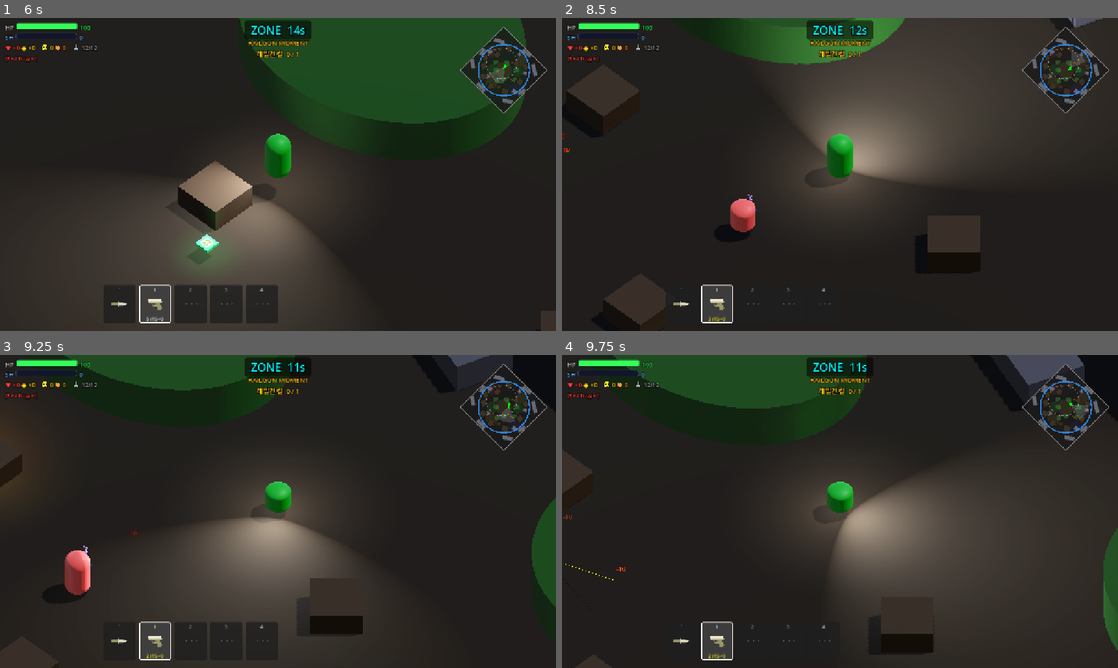
Above: before the commit, frames 1-4 (two rows, left to right).
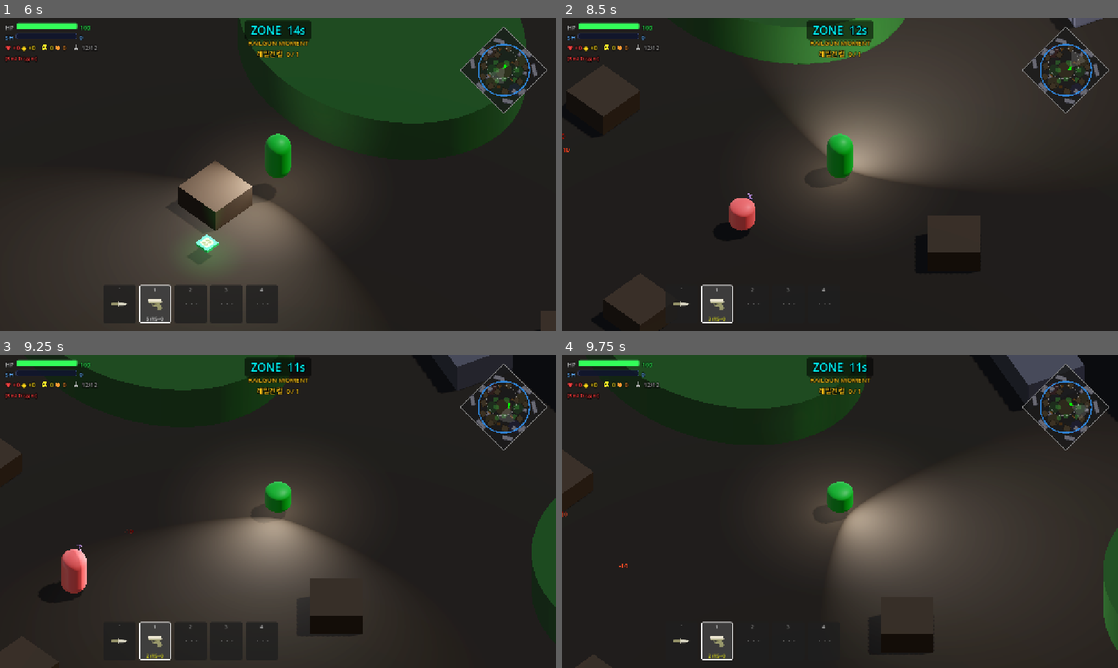
Above: after the commit, the same moments.

Repository: Kyulhee/battle-capsule
Game: Godot game, scene res://src/Main.tscn
Same seed, same stepped clock (60 frames per second), same inputs: the game is played once before the commit and once after it.
Inputs (mouse positions are in pixels of both pictures, inside the frame that each line leads up to):
- Up to frame 1 (6 s): click "START MATCH" at 0.5 s; click "START MATCH" at 1.25 s; click "쉬움" at 2 s; click "보통" at 2.75 s; click "어려움" at 3.5 s; click "지옥" at 4.25 s; click "RECORDS" at 5 s; click "선택" at 5.75 s
- Up to frame 2 (8.5 s): tap Enter at 6.5 s; move the mouse to (962, 158) at 6.52 s; press the mouse at (962, 158) at 6.53 s; hold D (ui_right) 6.53-7.28 s; tap Space at 6.77, 7.52 s; move the mouse to (728, 190) at 7.27 s; release the mouse at (728, 190) at 7.28 s; hold S (ui_down) 7.28-8.03 s; tap Q (heal) at 7.35 s; move the mouse to (895, 105) at 8.02 s; hold D (ui_right) from 8.03 s (still down); tap F (interact) at 8.1 s
- Up to frame 3 (9.25 s): move the mouse to (250, 574) at 8.77 s; release D (ui_right) at 8.78 s; hold W (ui_up) from 8.78 s (still down); tap C at 8.85 s; click (250, 574) at 8.92 s; tap Space at 9.02 s
- Up to frame 4 (9.75 s): move the mouse to (1006, 558) at 9.52 s; release W (ui_up) at 9.53 s; hold A (ui_left) from 9.53 s (still down); tap 1 at 9.6 s

Frame 1 is identical in both runs. In frame 2, less than 0.1% of the frame differs, in the area x 1-35%, y 41-69%; in frame 3, 0.8%, in the area x 0-25%, y 22-77%; in frame 4, less than 0.1%.

Commit message:
refactor: extract pickup presentation values

Diff:
--- a/src/entities/pickup/Pickup.gd
+++ b/src/entities/pickup/Pickup.gd
@@ -4,8 +4,7 @@
 @export var item: ItemData
 
 const ItemDisplayFormatterScript = preload("res://src/core/ItemDisplayFormatter.gd")
-const LABEL_NAME_RANGE := 3.2
-const LABEL_CLUSTER_RADIUS := 2.2
+const PickupPresentationScript = preload("res://src/entities/pickup/PickupPresentation.gd")
 
 var _label: Label3D = null
 var _icon_decal: MeshInstance3D = null
@@ -22,7 +21,7 @@
 func _process(delta: float):
 	_los_timer -= delta
 	if _los_timer > 0.0: return
-	_los_timer = 0.1
+	_los_timer = PickupPresentationScript.VISIBILITY_REFRESH_INTERVAL
 	_update_visibility_for_player()
 
 func _update_visibility_for_player():
@@ -48,8 +47,8 @@
 	if item and has_node("MeshInstance3D"):
 		var mesh_inst = $MeshInstance3D
 		var mat = StandardMaterial3D.new()
-		var base_color = _base_color_for_item()
-		var visual_params = _visual_params_for_item()
+		var base_color = PickupPresentationScript.base_color(item)
+		var visual_params = PickupPresentationScript.visual_params(item)
 		mat.albedo_color = base_color
 		mat.emission_enabled = true
 		mat.emission = base_color * visual_params.get("emission", 0.22)
@@ -127,57 +126,16 @@
 	var dist = player.global_position.distance_to(global_position)
 	if _focused:
 		_label.text = _label_detail_text()
-		_label.modulate = _label_color(true)
-		_label.scale = Vector3(1.08, 1.08, 1.08)
+		_label.modulate = PickupPresentationScript.label_color(item, true)
+		_label.scale = PickupPresentationScript.FOCUSED_LABEL_SCALE
 		_label.visible = true
-	elif dist <= LABEL_NAME_RANGE and _should_show_cluster_label(player, dist):
+	elif dist <= PickupPresentationScript.LABEL_NAME_RANGE and _should_show_cluster_label(player, dist):
 		_label.text = _label_name_text()
-		_label.modulate = _label_color(false)
-		_label.scale = Vector3.ONE
+		_label.modulate = PickupPresentationScript.label_color(item, false)
+		_label.scale = PickupPresentationScript.NORMAL_LABEL_SCALE
 		_label.visible = true
 	else:
 		_label.visible = false
-
-func _base_color_for_item() -> Color:
-	if not item:
-		return Color.WHITE
-	match item.type:
-		ItemData.Type.WEAPON:
-			return item.color.darkened(0.10)
-		ItemData.Type.AMMO:
-			return item.color.lightened(0.08)
-		ItemData.Type.HEAL:
-			return Color(0.25, 0.95, 0.45, 1.0) if item.rarity != ItemData.Rarity.RARE else Color(0.30, 1.0, 0.72, 1.0)
-		ItemData.Type.ARMOR:
-			return Color(0.35, 0.62, 1.0, 1.0)
-	return item.color
-
-func _visual_params_for_item() -> Dictionary:
-	if not item:
-		return {"emission": 0.18, "light_energy": 0.6, "light_range": 2.0}
-	var high_value_color = _is_high_value_color(item.color)
-	match item.type:
-		ItemData.Type.WEAPON:
-			if high_value_color:
-				return {"emission": 0.36, "light_energy": 1.35, "light_range": 2.8}
-			return {"emission": 0.18, "light_energy": 0.75, "light_range": 2.1}
-		ItemData.Type.AMMO:
-			if high_value_color:
-				return {"emission": 0.22, "light_energy": 0.8, "light_range": 2.0}
-			return {"emission": 0.10, "light_energy": 0.45, "light_range": 1.6}
-		ItemData.Type.HEAL:
-			if item.rarity == ItemData.Rarity.RARE:
-				return {"emission": 0.34, "light_energy": 1.25, "light_range": 2.5}
-			return {"emission": 0.20, "light_energy": 0.75, "light_range": 2.0}
-		ItemData.Type.ARMOR:
-			return {"emission": 0.34, "light_energy": 1.25, "light_range": 2.5}
-	return {"emission": 0.18, "light_energy": 0.6, "light_range": 2.0}
-
-func _is_high_value_color(color: Color) -> bool:
-	var is_purple = color.r >= 0.65 and color.b >= 0.65
-	var is_orange = color.r >= 0.85 and color.g >= 0.35 and color.g <= 0.75 and color.b <= 0.30
-	var is_cyan = color.g >= 0.55 and color.b >= 0.75
-	return is_purple or is_orange or is_cyan
 
 func _update_focus_marker(base_color: Color) -> void:
 	if not is_instance_valid(_focus_marker):
@@ -212,11 +170,6 @@
 func _label_detail_text() -> String:
 	return ItemDisplayFormatterScript.pickup_detail(item)
 
-func _label_color(is_focused: bool) -> Color:
-	if is_focused:
-		return Color(1.0, 0.95, 0.55) if item.rarity == ItemData.Rarity.RARE else Color(1.0, 1.0, 0.86)
-	return Color(1.0, 0.86, 0.22) if item.rarity == ItemData.Rarity.RARE else Color(0.88, 0.90, 0.86)
-
 func _should_show_cluster_label(player: Node3D, own_dist: float) -> bool:
 	var own_key = _cluster_key()
 	for other in get_tree().get_nodes_in_group("pickups"):
@@ -224,7 +177,7 @@
 			continue
 		if not other.item or other._cluster_key() != own_key:
 			continue
-		if global_position.distance_to(other.global_position) > LABEL_CLUSTER_RADIUS:
+		if global_position.distance_to(other.global_position) > PickupPresentationScript.LABEL_CLUSTER_RADIUS:
 			continue
 		if player.has_method("can_sense_item") and not player.can_sense_item(other.global_position):
 			continue
@@ -260,7 +213,7 @@
 		return
 
 	var plane = PlaneMesh.new()
-	plane.size = _icon_plane_size_for_item()
+	plane.size = PickupPresentationScript.icon_plane_size(item)
 
 	var mat = StandardMaterial3D.new()
 	mat.albedo_texture = texture
@@ -273,37 +226,9 @@
 	decal.name = "PickupIcon"
 	decal.mesh = plane
 	decal.material_override = mat
-	decal.position = Vector3(0.0, _icon_plane_y_for_item(), 0.0)
+	decal.position = Vector3(0.0, PickupPresentationScript.icon_plane_y(item), 0.0)
 	add_child(decal)
 	_icon_decal = decal
-
-func _icon_plane_size_for_item() -> Vector2:
-	if not item:
-		return Vector2(0.48, 0.48)
-	match item.type:
-		ItemData.Type.WEAPON:
-			return Vector2(0.72, 0.44)
-		ItemData.Type.AMMO:
-			return Vector2(0.52, 0.52)
-		ItemData.Type.HEAL:
-			return Vector2(0.50, 0.50)
-		ItemData.Type.ARMOR:
-			return Vector2(0.56, 0.56)
-	return Vector2(0.48, 0.48)
-
-func _icon_plane_y_for_item() -> float:
-	if not item:
-		return 0.18
-	match item.type:
-		ItemData.Type.WEAPON:
-			return 0.176
-		ItemData.Type.AMMO:
-			return 0.166
-		ItemData.Type.HEAL:
-			return 0.176
-		ItemData.Type.ARMOR:
-			return 0.166
-	return 0.18
 
 func _icon_id_for_item() -> String:
 	if not item:
--- /dev/null
+++ b/src/entities/pickup/PickupPresentation.gd
@@ -0,0 +1,87 @@
+extends RefCounted
+
+const LABEL_NAME_RANGE := 3.2
+const LABEL_CLUSTER_RADIUS := 2.2
+const VISIBILITY_REFRESH_INTERVAL := 0.1
+const FOCUSED_LABEL_SCALE := Vector3(1.08, 1.08, 1.08)
+const NORMAL_LABEL_SCALE := Vector3.ONE
+
+
+static func base_color(item: ItemData) -> Color:
+	if not item:
+		return Color.WHITE
+	match item.type:
+		ItemData.Type.WEAPON:
+			return item.color.darkened(0.10)
+		ItemData.Type.AMMO:
+			return item.color.lightened(0.08)
+		ItemData.Type.HEAL:
+			return Color(0.25, 0.95, 0.45, 1.0) if item.rarity != ItemData.Rarity.RARE else Color(0.30, 1.0, 0.72, 1.0)
+		ItemData.Type.ARMOR:
+			return Color(0.35, 0.62, 1.0, 1.0)
+	return item.color
+
+
+static func visual_params(item: ItemData) -> Dictionary:
+	if not item:
+		return {"emission": 0.18, "light_energy": 0.6, "light_range": 2.0}
+	var high_value_color = _is_high_value_color(item.color)
+	match item.type:
+		ItemData.Type.WEAPON:
+			if high_value_color:
+				return {"emission": 0.36, "light_energy": 1.35, "light_range": 2.8}
+			return {"emission": 0.18, "light_energy": 0.75, "light_range": 2.1}
+		ItemData.Type.AMMO:
+			if high_value_color:
+				return {"emission": 0.22, "light_energy": 0.8, "light_range": 2.0}
+			return {"emission": 0.10, "light_energy": 0.45, "light_range": 1.6}
+		ItemData.Type.HEAL:
+			if item.rarity == ItemData.Rarity.RARE:
+				return {"emission": 0.34, "light_energy": 1.25, "light_range": 2.5}
+			return {"emission": 0.20, "light_energy": 0.75, "light_range": 2.0}
+		ItemData.Type.ARMOR:
+			return {"emission": 0.34, "light_energy": 1.25, "light_range": 2.5}
+	return {"emission": 0.18, "light_energy": 0.6, "light_range": 2.0}
+
+
+static func label_color(item: ItemData, is_focused: bool) -> Color:
+	if is_focused:
+		return Color(1.0, 0.95, 0.55) if item and item.rarity == ItemData.Rarity.RARE else Color(1.0, 1.0, 0.86)
+	return Color(1.0, 0.86, 0.22) if item and item.rarity == ItemData.Rarity.RARE else Color(0.88, 0.90, 0.86)
+
+
+static func icon_plane_size(item: ItemData) -> Vector2:
+	if not item:
+		return Vector2(0.48, 0.48)
+	match item.type:
+		ItemData.Type.WEAPON:
+			return Vector2(0.72, 0.44)
+		ItemData.Type.AMMO:
+			return Vector2(0.52, 0.52)
+		ItemData.Type.HEAL:
+			return Vector2(0.50, 0.50)
+		ItemData.Type.ARMOR:
+			return Vector2(0.56, 0.56)
+	return Vector2(0.48, 0.48)
+
+
+static func icon_plane_y(item: ItemData) -> float:
+	if not item:
+		return 0.18
+	match item.type:
+		ItemData.Type.WEAPON:
+			return 0.176
+		ItemData.Type.AMMO:
+			return 0.166
+		ItemData.Type.HEAL:
+			return 0.176
+		ItemData.Type.ARMOR:
+			return 0.166
+	return 0.18
+
+
+static func _is_high_value_color(color: Color) -> bool:
+	var is_purple = color.r >= 0.65 and color.b >= 0.65
+	var is_orange = color.r >= 0.85 and color.g >= 0.35 and color.g <= 0.75 and color.b <= 0.30
+	var is_cyan = color.g >= 0.55 and color.b >= 0.75
+	return is_purple or is_orange or is_cyan
Not shown, changed: docs/ARCHITECTURE.md
Not shown, changed: docs/DEVLOG.md
Not shown, changed: docs/IMPACT_MAP.md
Not shown, changed: docs/MASTERPLAN.md
Not shown, changed: docs/devlog/v1.11.md
